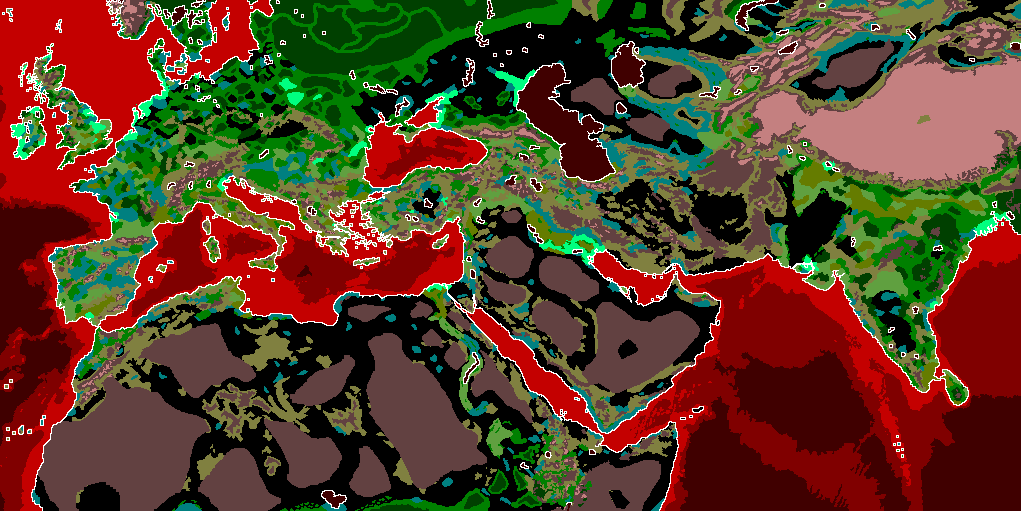
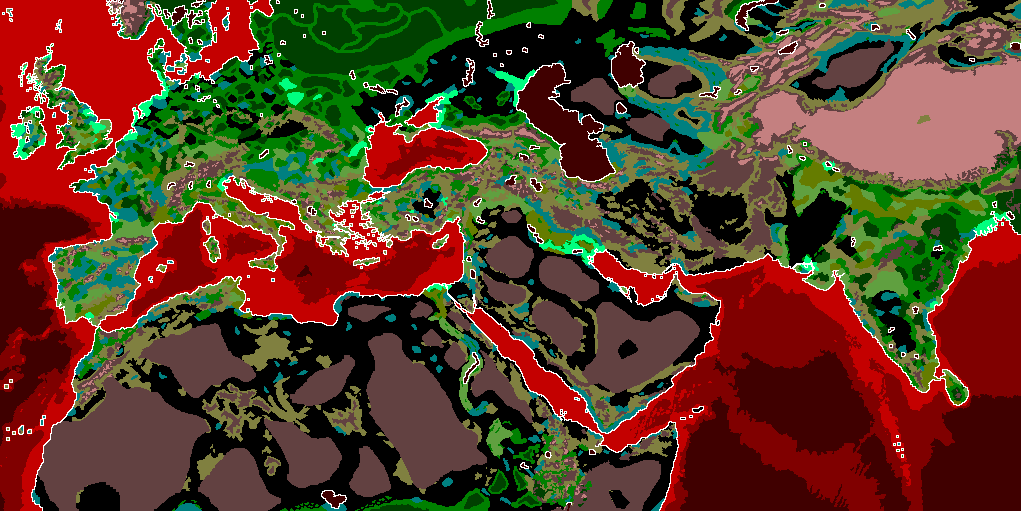
Layered file, before and after one edit (1021x511). Changes by layer:
painted on "map_ground_types" over [749, 137, 778, 178]
